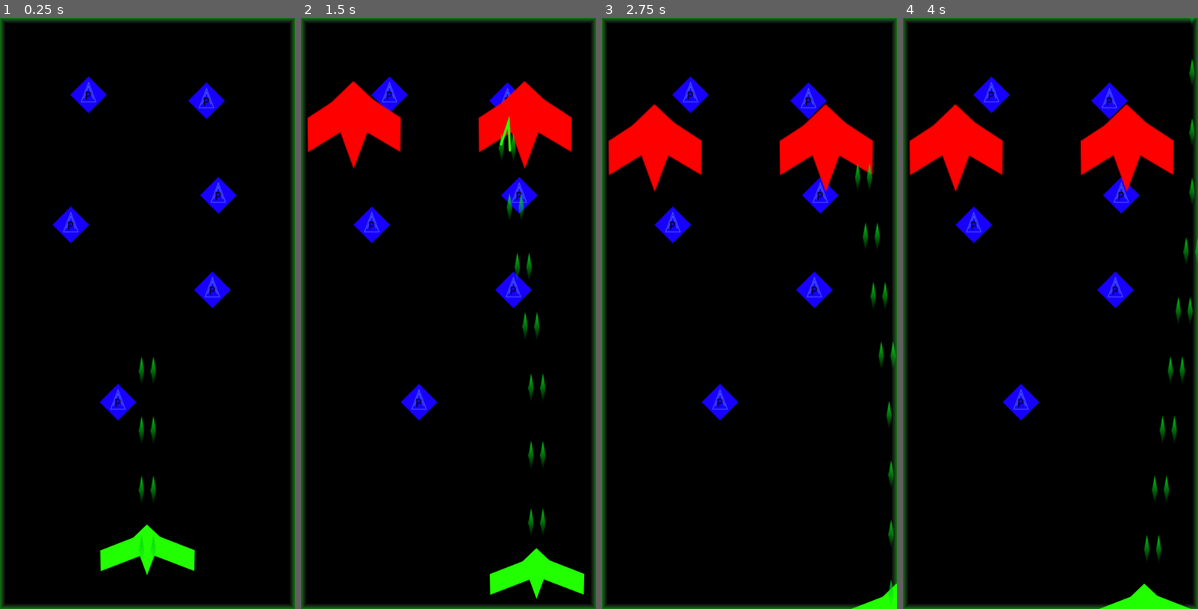
Above: before the commit, frames 1-4 (left to right).
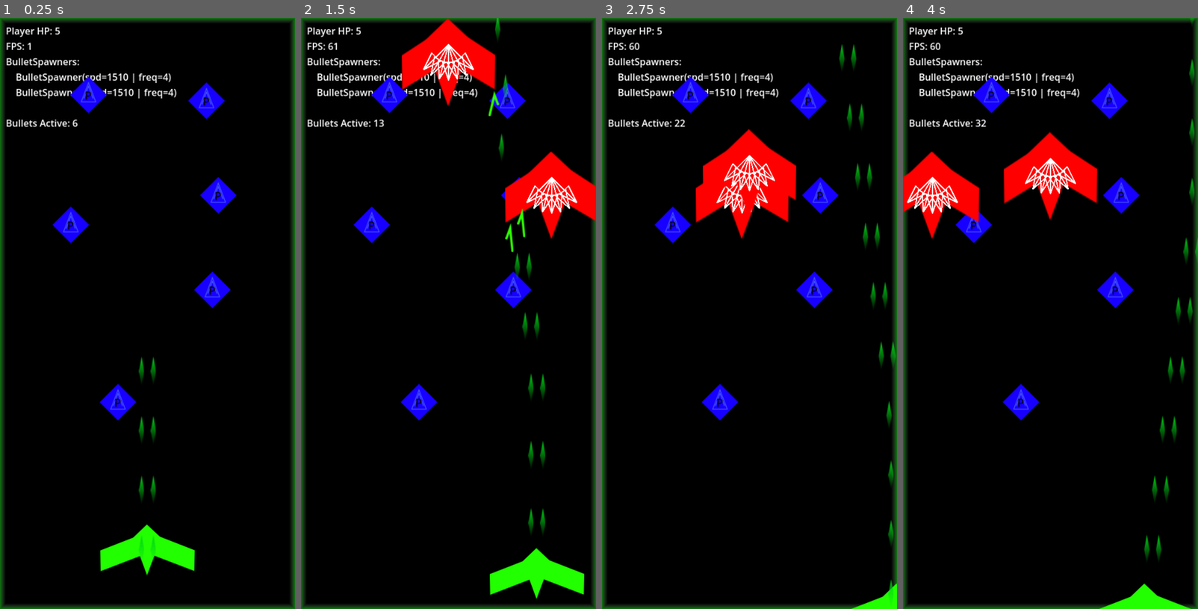
Above: after the commit, the same moments.

Repository: renevanderark/mkshmup
Game: Godot game, scene res://main.tscn
Two runs of this game, one before a commit and one after it. Both use one fixed random seed, a clock stepped at 60 frames per second and the inputs below.
Inputs:
- Up to frame 1 (0.25 s): no input
- Up to frame 2 (1.5 s): hold Right (ui_right) 0.53-1.28 s; hold Down (ui_down) from 1.28 s (still down)
- Up to frame 3 (2.75 s): release Down (ui_down) at 2.03 s; hold Right (ui_right) from 2.03 s (still down)
- Up to frame 4 (4 s): release Right (ui_right) at 2.78 s; hold X (speed_up) 2.78-3.53 s; hold Left (ui_left) from 3.53 s (still down)

The runs differ from the first frame. In frame 1, 1.2% of the frame differs, in the area x 2-60%, y 1-19%; in frame 2, 11%, in the area x 2-100%, y 0-40%; in frame 3, 9.7%; in frame 4, 10%.

Commit message:
adds enemy bullets.

Diff:
--- a/bullets/bullet_spawner.gd
+++ b/bullets/bullet_spawner.gd
@@ -4,7 +4,7 @@
 const MAX_FRAME_COUNT = 120
 @export var BulletScene : PackedScene = null
 @export_range(1, MAX_FRAME_COUNT) var spawn_frame_frequency : int = 4
-@export_range(500, 5000) var bullet_speed = 500
+@export_range(50, 5000) var bullet_speed = 500
 @export var disabled : bool = false
 @export var unlock_level : int = 0
 
--- a/enemies/enemy.gd
+++ b/enemies/enemy.gd
@@ -1,16 +1,18 @@
 class_name Enemy
 extends Area2D
 
+@export_range(50, 2500) var speed : int = 150
 @export var hp : int = 100
-
+@export var loop_path : bool = false
 var _start_pos : Vector2 = Vector2.ZERO
 
-func _physics_process(_delta: float) -> void:
+func _physics_process(delta: float) -> void:
 	if hp <= 0:
 		_explode()
 	if $Path2D/PathFollow2D.progress_ratio < .99:
-		$Path2D/PathFollow2D.progress_ratio += 0.01
-
+		$Path2D/PathFollow2D.progress += speed * delta
+	elif loop_path:
+		$Path2D/PathFollow2D.progress_ratio = 0
 	position = _start_pos + $Path2D/PathFollow2D.position
 
 
--- a/enemies/strong_ship_no_1.tscn
+++ b/enemies/strong_ship_no_1.tscn
@@ -1,11 +1,13 @@
-[gd_scene load_steps=4 format=3 uid="uid://c651kwsdx6sj3"]
+[gd_scene load_steps=6 format=3 uid="uid://c651kwsdx6sj3"]
 
 [ext_resource type="Script" path="res://enemies/enemy.gd" id="1_mfdaw"]
 [ext_resource type="Texture2D" uid="uid://028qjsysplx1" path="res://enemies/images/strong_ship_no1.svg" id="2_ggmik"]
+[ext_resource type="PackedScene" uid="uid://cdf8f7i0gnqgo" path="res://bullets/bullet_spawner.tscn" id="3_7gyq1"]
+[ext_resource type="PackedScene" uid="uid://cvbmsvq1kjm7x" path="res://bullets/enemy_bullet.tscn" id="4_3y21i"]
 
 [sub_resource type="Curve2D" id="Curve2D_mfy16"]
 _data = {
-"points": PackedVector2Array(0, 0, 0, 0, 0, -90, 0, 0, 0, 0, 0, 300)
+"points": PackedVector2Array(0, 0, 0, 0, 0, -90, 0, 0, 0, 0, 0, 330)
 }
 point_count = 2
 
@@ -29,3 +31,59 @@
 [node name="PathFollow2D" type="PathFollow2D" parent="Path2D"]
 position = Vector2(0, -90)
 rotation = 1.5708
+
+[node name="BulletSpawner5" parent="." instance=ExtResource("3_7gyq1")]
+position = Vector2(0, -130)
+rotation = 3.14159
+BulletScene = ExtResource("4_3y21i")
+spawn_frame_frequency = 60
+bullet_speed = 300
+
+[node name="BulletSpawner6" parent="." instance=ExtResource("3_7gyq1")]
+position = Vector2(0, -130)
+rotation = 2.88852
+BulletScene = ExtResource("4_3y21i")
+spawn_frame_frequency = 60
+bullet_speed = 300
+
+[node name="BulletSpawner7" parent="." instance=ExtResource("3_7gyq1")]
+position = Vector2(0, -130)
+rotation = 2.61799
+BulletScene = ExtResource("4_3y21i")
+spawn_frame_frequency = 60
+bullet_speed = 300
+
+[node name="BulletSpawner8" parent="." instance=ExtResource("3_7gyq1")]
+position = Vector2(0, -130)
+rotation = 2.35619
+BulletScene = ExtResource("4_3y21i")
+spawn_frame_frequency = 60
+bullet_speed = 300
+
+[node name="BulletSpawner9" parent="." instance=ExtResource("3_7gyq1")]
+position = Vector2(0, -130)
+rotation = 2.88852
+BulletScene = ExtResource("4_3y21i")
+spawn_frame_frequency = 60
+bullet_speed = 300
+
+[node name="BulletSpawner10" parent="." instance=ExtResource("3_7gyq1")]
+position = Vector2(0, -130)
+rotation = -2.61799
+BulletScene = ExtResource("4_3y21i")
+spawn_frame_frequency = 60
+bullet_speed = 300
+
+[node name="BulletSpawner11" parent="." instance=ExtResource("3_7gyq1")]
+position = Vector2(0, -130)
+rotation = -2.35619
+BulletScene = ExtResource("4_3y21i")
+spawn_frame_frequency = 60
+bullet_speed = 300
+
+[node name="BulletSpawner12" parent="." instance=ExtResource("3_7gyq1")]
+position = Vector2(0, -130)
+rotation = -2.87979
+BulletScene = ExtResource("4_3y21i")
+spawn_frame_frequency = 60
+bullet_speed = 300
--- a/main.gd
+++ b/main.gd
@@ -8,12 +8,12 @@
 			bs_info += "    " + bs.str_info() + "\n"
 
 	$Label.text = (
-		"""Player position: %s
+		"""Player HP: %s
 		FPS: %s
 		BulletSpawners: %s
 		Bullets Active: %s
 		""" % [
-			str($Player.position),
+			str($Player.hp),
 			str(Engine.get_frames_per_second()),
 			bs_info,
 			str(get_tree().get_nodes_in_group("bullets").size())
--- a/main.tscn
+++ b/main.tscn
@@ -16,6 +16,12 @@
 border_color = Color(0.101961, 1, 0.101961, 0.478431)
 border_blend = true
 
+[sub_resource type="Curve2D" id="Curve2D_1mya0"]
+_data = {
+"points": PackedVector2Array(0, 0, 0, 0, 0, 0, 0, 0, 0, 0, -830, 0, 0, 0, 0, 0, 0, 0)
+}
+point_count = 3
+
 [node name="Main" type="Panel"]
 clip_contents = true
 custom_minimum_size = Vector2(500, 1000)
@@ -27,7 +33,6 @@
 metadata/_edit_vertical_guides_ = [250.0]
 
 [node name="Label" type="Label" parent="."]
-visible = false
 layout_mode = 1
 anchors_preset = 15
 anchor_right = 1.0
@@ -68,7 +73,17 @@
 powerup_type = 2
 
 [node name="StrongShipNo1" parent="." instance=ExtResource("4_v5qer")]
-position = Vector2(380, 20)
+position = Vector2(650, 400)
+loop_path = true
+
+[node name="Path2D" parent="StrongShipNo1" index="2"]
+curve = SubResource("Curve2D_1mya0")
+
+[node name="PathFollow2D" parent="StrongShipNo1/Path2D" index="0"]
+position = Vector2(0, 0)
+rotation = 3.14159
 
 [node name="StrongShipNo2" parent="." instance=ExtResource("4_v5qer")]
-position = Vector2(90, 20)
+position = Vector2(250, 40)
+
+[editable path="StrongShipNo1"]
--- a/player/player.gd
+++ b/player/player.gd
@@ -6,6 +6,7 @@
 
 @export var speed : int = 200
 @export var bullet_spawn_unlock_level : int = 0
+@export var hp = 5
 
 func _unhandled_input(_event: InputEvent) -> void:
 	if Input.is_action_pressed("speed_up"):
@@ -49,3 +50,4 @@
 
 func _ready():
 	_unlock_bullet_spawners()
+	$PlayerCore/CoreSprite.play("default")
--- a/player/player.tscn
+++ b/player/player.tscn
@@ -1,9 +1,25 @@
-[gd_scene load_steps=5 format=3 uid="uid://bgdoo8tjd17bo"]
+[gd_scene load_steps=8 format=3 uid="uid://bgdoo8tjd17bo"]
 
 [ext_resource type="Texture2D" uid="uid://bv02vngs6uswv" path="res://player/images/ship.svg" id="2_77wsb"]
 [ext_resource type="Script" path="res://player/player.gd" id="2_ip2h1"]
 [ext_resource type="PackedScene" uid="uid://cdf8f7i0gnqgo" path="res://bullets/bullet_spawner.tscn" id="3_tofto"]
 [ext_resource type="PackedScene" uid="uid://b2hxkxhlb6r6k" path="res://bullets/basic_bullet.tscn" id="4_iu4vv"]
+[ext_resource type="Texture2D" uid="uid://cjugslqg2a5sv" path="res://player/images/Core1.svg" id="5_ptpac"]
+[ext_resource type="Texture2D" uid="uid://cej2yud7nbfwd" path="res://player/images/Core2.svg" id="6_jo751"]
+
+[sub_resource type="SpriteFrames" id="SpriteFrames_1al7i"]
+animations = [{
+"frames": [{
+"duration": 1.0,
+"texture": ExtResource("5_ptpac")
+}, {
+"duration": 1.0,
+"texture": ExtResource("6_jo751")
+}],
+"loop": true,
+"name": &"default",
+"speed": 6.0
+}]
 
 [node name="Player" type="Area2D" groups=["player"]]
 script = ExtResource("2_ip2h1")
@@ -105,3 +121,13 @@
 
 [node name="Camera2D" type="Camera2D" parent="."]
 enabled = false
+
+[node name="PlayerCore" type="Area2D" parent="." groups=["player_core"]]
+position = Vector2(0, -10)
+
+[node name="CoreSprite" type="AnimatedSprite2D" parent="PlayerCore"]
+sprite_frames = SubResource("SpriteFrames_1al7i")
+frame_progress = 0.915554
+
+[node name="CollisionPolygon2D" type="CollisionPolygon2D" parent="PlayerCore"]
+polygon = PackedVector2Array(0, -4, 4, 0, 0, 4, -4, 0)
--- a/project.godot
+++ b/project.godot
@@ -19,7 +19,8 @@
 
 window/size/viewport_width=500
 window/size/viewport_height=1000
-window/stretch/mode="viewport"
+window/stretch/mode="canvas_items"
+window/stretch/scale_mode="integer"
 
 [input]
 
Not shown: 1 places in main.tscn that only renumber resources
